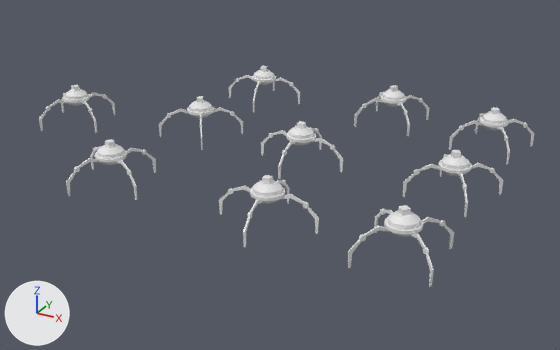
An edit to the Blender file RawModels/spiders.blend, drawn before and after from the same camera.
Both versions are drawn from a 50 mm camera at (9.87, -17.79, 8.18) aimed at (0.53, -0.81, -0.31). Lighting does not change. The marker at lower left points along +X, +Y and +Z.
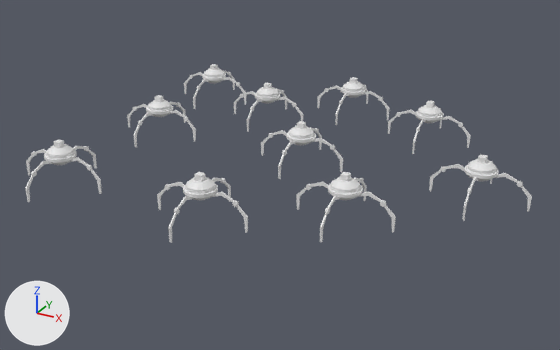
Changed parts and their boxes [x1, y1, x2, y2] in the pictures (560 x 350 px):
'Cylinder.003', moved, turned
    before: [348, 205, 454, 286]
    after: [25, 139, 102, 202]
'Cylinder.004', moved, turned
    before: [219, 175, 319, 247]
    after: [157, 172, 248, 243]
'Cylinder.007', moved, turned
    before: [159, 96, 243, 150]
    after: [296, 172, 396, 242]
'Cylinder.001', moved, turned
    before: [403, 150, 504, 217]
    after: [429, 154, 532, 221]
'Cylinder.008', moved, turned
    before: [66, 139, 156, 200]
    after: [388, 101, 471, 154]
'Cylinder.002', moved, turned
    before: [449, 108, 535, 164]
    after: [127, 95, 196, 147]
'Cylinder.005', moved, turned
    before: [354, 85, 429, 136]
    after: [317, 77, 390, 125]
'Cylinder.009', moved, turned
    before: [39, 85, 115, 133]
    after: [184, 64, 247, 109]
'Cylinder.006', moved, turned
    before: [229, 66, 300, 112]
    after: [233, 83, 303, 132]

Patch to the scene script:
```diff
--- a/RawModels/spiders.blend.py
+++ b/RawModels/spiders.blend.py
@@ ob_cylinder_009 @@
 ob_cylinder_009 = bpy.data.objects.new('Cylinder.009', me_cylinder_009)
-ob_cylinder_009.location = (-6.25, -1.17, 0.96)
-ob_cylinder_009.rotation_euler = (0.0, 0.0, -0.407)  # degrees (0, 0, -23)
+ob_cylinder_009.location = (-3.88, 2.73, 0.96)
 ob_cylinder_009.scale = (0.324, 0.324, 0.0983)
@@ ob_cylinder_008 @@
 ob_cylinder_008 = bpy.data.objects.new('Cylinder.008', me_cylinder_008)
-ob_cylinder_008.location = (-2.35, -4.23, 0.96)
-ob_cylinder_008.rotation_euler = (0.0, 0.0, -0.407)  # degrees (0, 0, -23)
+ob_cylinder_008.location = (3.55, 2.46, 0.96)
 ob_cylinder_008.scale = (0.324, 0.324, 0.0983)
@@ ob_cylinder_007 @@
 ob_cylinder_007 = bpy.data.objects.new('Cylinder.007', me_cylinder_007)
-ob_cylinder_007.location = (-2.35, -0.31, 0.96)
-ob_cylinder_007.rotation_euler = (0.0, 0.0, -0.968)  # degrees (0, 0, -55)
+ob_cylinder_007.location = (3.55, -3.28, 0.96)
 ob_cylinder_007.scale = (0.324, 0.324, 0.0983)
@@ ob_cylinder_006 @@
 ob_cylinder_006 = bpy.data.objects.new('Cylinder.006', me_cylinder_006)
-ob_cylinder_006.location = (-2.35, 3.35, 0.96)
-ob_cylinder_006.rotation_euler = (0.0, 0.0, -1.331)  # degrees (0, 0, -76)
+ob_cylinder_006.location = (-1.33, 1.78, 0.96)
 ob_cylinder_006.scale = (0.324, 0.324, 0.0983)
@@ ob_cylinder_005 @@
 ob_cylinder_005 = bpy.data.objects.new('Cylinder.005', me_cylinder_005)
-ob_cylinder_005.location = (2.11, 3.35, 0.96)
-ob_cylinder_005.rotation_euler = (0.0, 0.0, -0.789)  # degrees (0, 0, -45)
+ob_cylinder_005.location = (0.72, 3.55, 0.96)
 ob_cylinder_005.scale = (0.324, 0.324, 0.0983)
@@ ob_cylinder_004 @@
 ob_cylinder_004 = bpy.data.objects.new('Cylinder.004', me_cylinder_004)
-ob_cylinder_004.location = (2.11, -4.26, 0.96)
-ob_cylinder_004.rotation_euler = (0.0, 0.0, -1.476)  # degrees (0, 0, -85)
+ob_cylinder_004.location = (0.72, -4.84, 0.96)
 ob_cylinder_004.scale = (0.324, 0.324, 0.0983)
@@ ob_cylinder_003 @@
 ob_cylinder_003 = bpy.data.objects.new('Cylinder.003', me_cylinder_003)
-ob_cylinder_003.location = (5.29, -4.26, 0.96)
-ob_cylinder_003.rotation_euler = (0.0, 0.0, -0.714)  # degrees (0, 0, -41)
+ob_cylinder_003.location = (-3.44, -4.84, 0.96)
 ob_cylinder_003.scale = (0.324, 0.324, 0.0983)
@@ ob_cylinder_002 @@
 ob_cylinder_002 = bpy.data.objects.new('Cylinder.002', me_cylinder_002)
-ob_cylinder_002.location = (5.29, 2.77, 0.96)
-ob_cylinder_002.rotation_euler = (0.0, 0.0, 0.625)  # degrees (0, 0, 36)
+ob_cylinder_002.location = (-3.44, -0.8, 0.96)
 ob_cylinder_002.scale = (0.324, 0.324, 0.0983)
@@ ob_cylinder_001 @@
 ob_cylinder_001 = bpy.data.objects.new('Cylinder.001', me_cylinder_001)
-ob_cylinder_001.location = (5.29, -0.8, 0.96)
-ob_cylinder_001.rotation_euler = (0.0, 0.0, -1.018)  # degrees (0, 0, -58)
+ob_cylinder_001.location = (5.93, -0.8, 0.96)
 ob_cylinder_001.scale = (0.324, 0.324, 0.0983)
```
